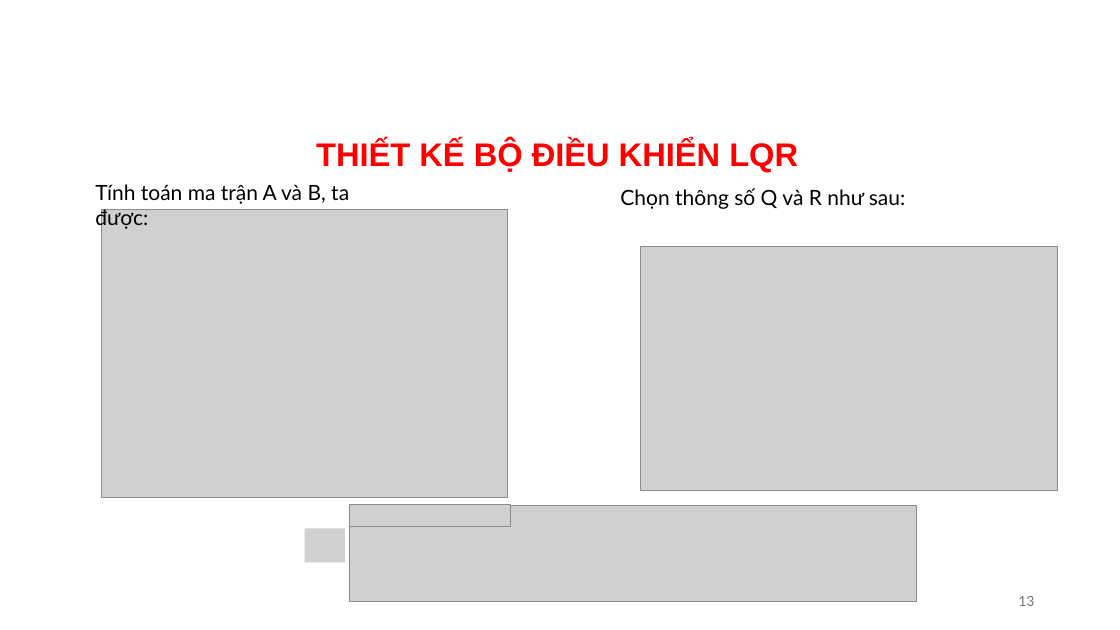
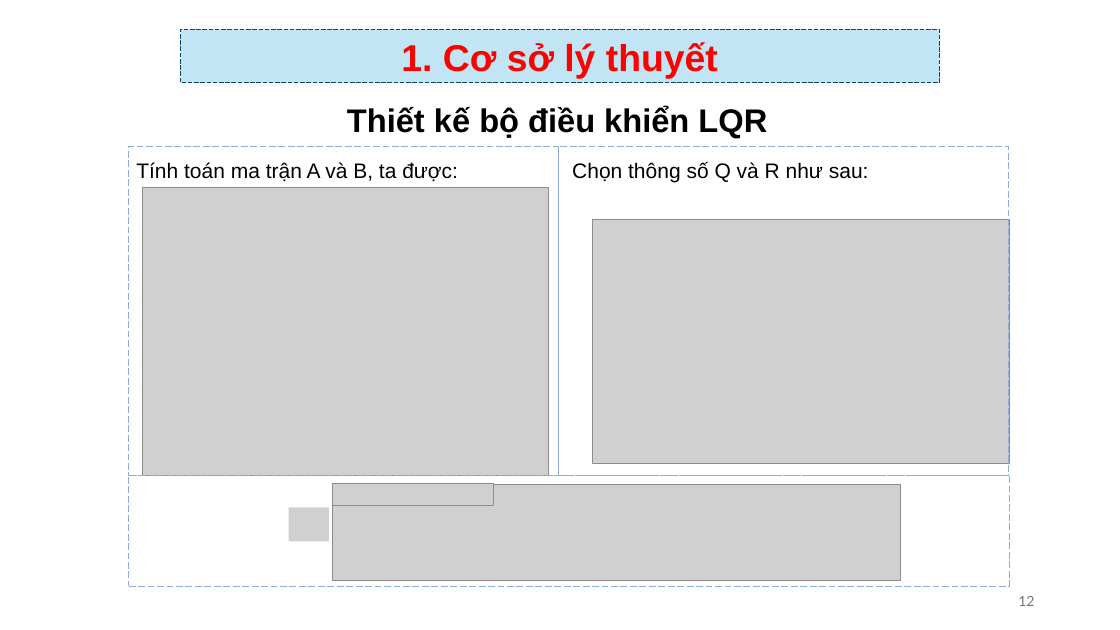
Before and after one commit to TIENPHAT2003/STM32, a slide deck: slide 12 of BaoCaoDADKTD.pptx (slide 13 before the commit). Drawn at 1120x630 pixels with LibreOffice and Linux fonts; fonts in the diff are those of the drawing; grey boxes stand for pictures; background and template pictures are left out. Boxes give left, top, right and bottom in pixels: in the first picture for what was removed or moved away, otherwise in the second. Text is boxed around its words. In the diff, an @@ line names an element or a change of style, - is before the commit and + after.

```diff
--- a/BaoCaoDADKTD.pptx
+++ b/BaoCaoDADKTD.pptx
@@ rectangle added at (181,29,939,83), fill #C1E5F5, outline #104862 0.75 pt dashed, 32 pt, text #FF0000, bold @@
+1. Cơ sở lý thuyết
@@ text added at (347,106,767,138), 28 pt, text #000000, bold @@
+Thiết kế bộ điều khiển LQR
@@ freeform shape added at (129,147,558,476), outline #8FAADC 0.75 pt dashed @@
@@ text removed at (316,140,798,172) @@
-THIẾT KẾ BỘ ĐIỀU KHIỂN LQR
@@ freeform shape added at (558,147,1008,476), outline #8FAADC 0.75 pt dashed @@
@@ text "Tính toán ma trận A ...": place and size @@
-text "Tính toán ma trận A ..." at (95,184,349,230)
+text "Tính toán ma trận A ..." at (136,162,458,182)
@@ text "Tính toán ma trận A ..." at (136,162,458,182): font Lato to Arial @@
@@ text "Chọn thông số Q và ..." at (572,162,869,183): font Lato to Arial @@
@@ text "Chọn thông số Q và ...": place and size @@
-text "Chọn thông số Q và ..." at (620,188,905,209)
+text "Chọn thông số Q và ..." at (572,162,869,183)
@@ picture: place and size @@
-picture at (102,209,507,497)
+picture at (143,187,549,476)
@@ picture: place and size @@
-picture at (641,246,1058,490)
+picture at (592,220,1009,464)
@@ freeform shape added at (129,476,1009,586), outline #8FAADC 0.75 pt dashed @@
@@ 3 pictures: place and size @@
-3 pictures at (305,504,918,602)
+3 pictures at (289,483,901,581)
@@ page number at (1018,596,1034,606): text changed @@
-13
+12
```
Also in this commit, not shown: 7 other slides changed, 9 slides added, 7 slides removed, 3 other files.
